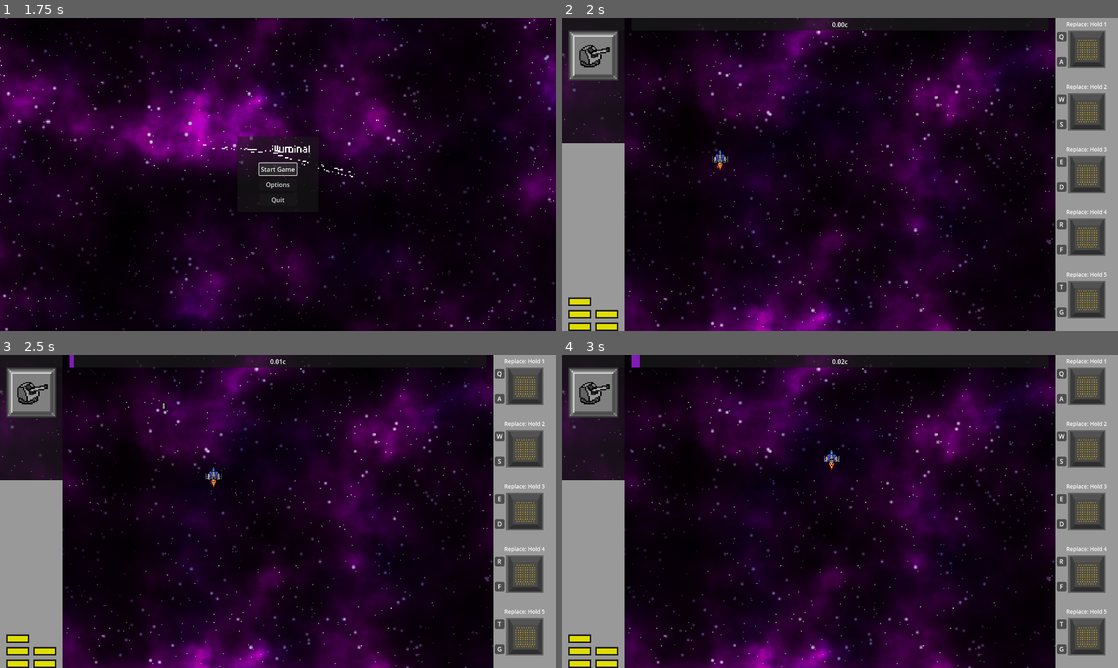
Above: before the commit, frames 1-4 (two rows, left to right).
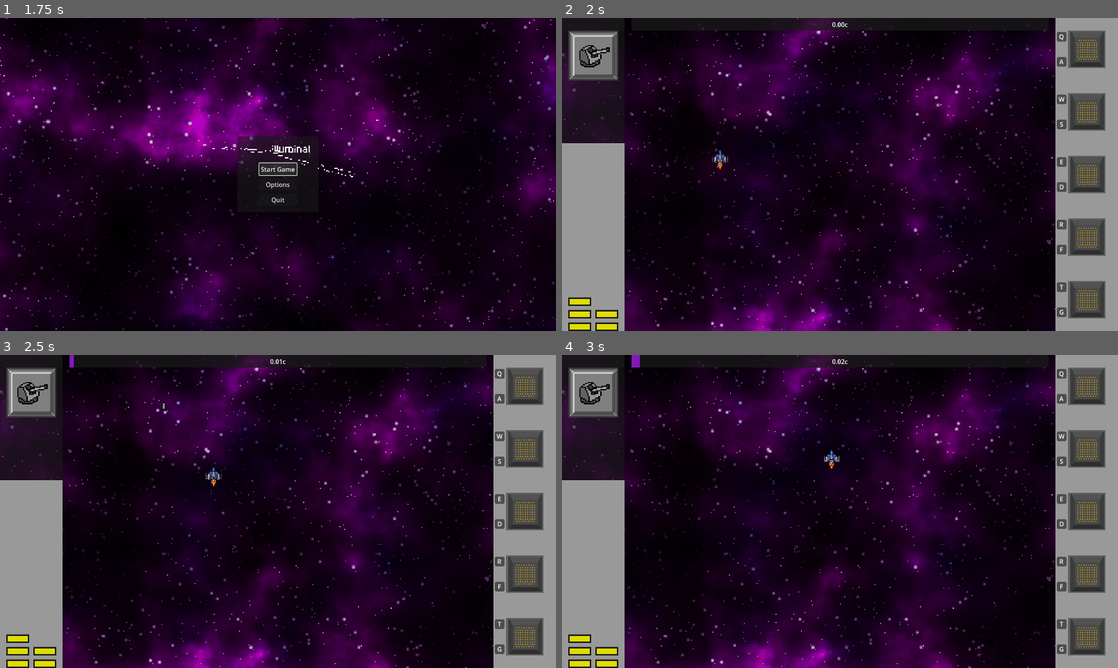
Above: after the commit, the same moments.

Repository: DigitsCodeCompendium/game.MJ198
Game: Godot game, scene res://scenes/title_screen/title_screen.tscn
Same seed, same stepped clock (60 frames per second), same inputs: the game is played once before the commit and once after it. The engine's default icon, where the game draws it, is replaced by a stand-in: a white triangle on a blue panel in a dark square.
Inputs (mouse positions are in pixels of both pictures, inside the frame that each line leads up to):
- Up to frame 1 (1.75 s): click "Start Game" at 0.5 s; click "Start Game" at 1.25 s
- Up to frame 2 (2 s): no input
- Up to frame 3 (2.5 s): click (500, 373) at 2.02 s
- Up to frame 4 (3 s): click (1062, 398) at 2.77 s

Frame 1 is identical in both runs. In frame 2, 0.2% of the frame differs, in the area x 90-98%, y 1-84%; in frame 3, 0.2%; in frame 4, 0.2%.
Error in both runs: Invalid access to property or key 'volume_music' on a base object of type 'Dictionary'. (res://scenes/player_options.gd:22)

Commit message:
Module removes the discard text when empty

Diff:
--- a/scenes/user_interface/module/module.gd
+++ b/scenes/user_interface/module/module.gd
@@ -56,8 +56,11 @@
 	# Super hacky way to get a simplified binding, can't be bothered to figure out how do it properly
 	increase_power_label.text = increase_power_binding.as_text().substr(0, 1)
 	decrease_power_label.text = decrease_power_binding.as_text().substr(0, 1)
+
 	discard_label.text = "Replace: Hold %s" % discard_binding.as_text().substr(0, 1)
+	discard_label.visible = false
 	print(increase_power_binding.keycode)
+
 func update_module(mod: ModuleSlot) -> void:
 	print("received module update")
 	if mod.module == null:
@@ -67,6 +70,7 @@
 			power_container.get_child(i).queue_free()
 		for child in upgrade_container.get_children():
 			child.free()
+		discard_label.visible = false
 		upgrade_max_label.visible = false
 
 	else:
@@ -81,6 +85,8 @@
 		min_power_display.visible = true
 		min_power_display.texture = active_min_power_tex if mod.is_active else empty_min_power_tex
 		min_power_display.custom_minimum_size = Vector2(mod.activation_power * 20 - 8, 32)
+
+		discard_label.visible = true
 
 		for i in range(mod.extra_power_limit):
 			var pip: TextureRect = power_pip_scene.instantiate()
